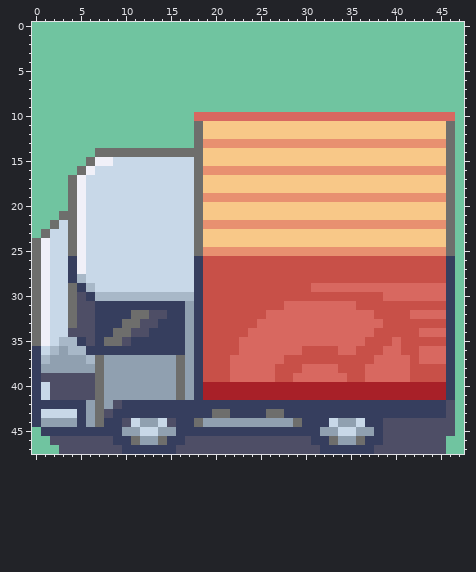
Two states of a pixel-art sprite, graphics/object_events/pics/misc/truck.png. That is the earlier state.
The file is 48x48 pixels. Colours within 5 levels of each other are drawn and written as one.
After the commit:
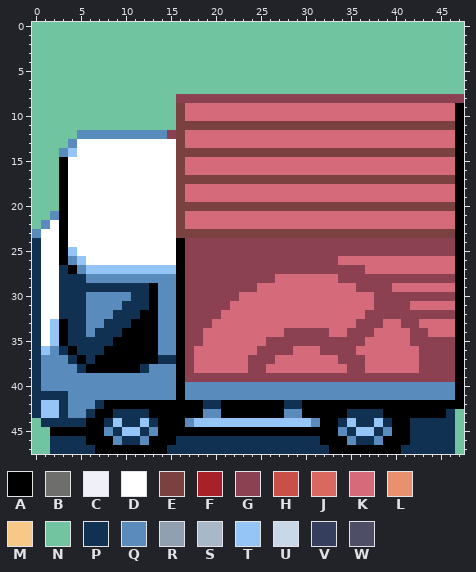
Palette (. is transparent): A #000000  B #6e6e6c  C #f0f0f8  D #ffffff  E #7b4141  F #a82028  G #8b4152  H #c85048  J #d86860  K #d56a7b  L #e89070  M #f8c888  N #70c4a0  P #103152  Q #5a8bbd  R #90a0b0  S #a8b8c8  T #94c5f6  U #c8d8e8  V #363e5e  W #4e4e66
The author wrote: Decided to rollback the truck lol I don't know how to fix the palettes
The exact change:
Changed rows in their new state; - is an unchanged pixel.
first column x 0:
 8 ----------------GGGGGGGGGGGGGGGGGGGGGGGGGGGGGGGG
 9 ----------------EKKKKKKKKKKKKKKKKKKKKKKKKKKKKKKA
10 ----------------EKKKKKKKKKKKKKKKKKKKKKKKKKKKKKKA
11 ----------------EEEEEEEEEEEEEEEEEEEEEEEEEEEEEEEA
12 -----QQQQQQQQQQGEKKKKKKKKKKKKKKKKKKKKKKKKKKKKKKA
13 ----QDDDDDDDDDDDEKKKKKKKKKKKKKKKKKKKKKKKKKKKKKKA
14 ---QTDDDDDDDDDDDEEEEEEEEEEEEEEEEEEEEEEEEEEEEEEEA
15 ---ADDDDDDDDDDDDEKKKKKKKKKKKKKKKKKKKKKKKKKKKKKKA
16 ---ADDDDDDDDDDDDEKKKKKKKKKKKKKKKKKKKKKKKKKKKKKKA
17 ---ADDDDDDDDDDDDEEEEEEEEEEEEEEEEEEEEEEEEEEEEEEEA
18 ---ADDDDDDDDDDDDEKKKKKKKKKKKKKKKKKKKKKKKKKKKKKKA
19 ---ADDDDDDDDDDDDEKKKKKKKKKKKKKKKKKKKKKKKKKKKKKKA
20 ---ADDDDDDDDDDDDEEEEEEEEEEEEEEEEEEEEEEEEEEEEEEEA
21 --QADDDDDDDDDDDDEKKKKKKKKKKKKKKKKKKKKKKKKKKKKKKA
22 -QDADDDDDDDDDDDDEKKKKKKKKKKKKKKKKKKKKKKKKKKKKKKA
23 QDDADDDDDDDDDDDDEEEEEEEEEEEEEEEEEEEEEEEEEEEEEEEA
24 PDDADDDDDDDDDDDDAGGGGGGGGGGGGGGGGGGGGGGGGGGGGGGA
25 PDDATDDDDDDDDDDDAGGGGGGGGGGGGGGGGGGGGGGGGGGGGGGA
26 PDDAQTDDDDDDDDDDAGGGGGGGGGGGGGGGGGKKKKKKKKKKKKKA
27 PDDPAQTTTTTTTTTTAGGGGGGGGGGGGGGGGGGGGKKKKKKKKKKA
28 PDDPPPQQQQQQQQQQAGGGGGGGGGGKKKKKKKGGGGGGGGGGGGGA
29 PDDPPPPPPPPPPAQQAGGGGGGGGKKKKKKKKKKKGGGGKKKKKKKA
30 PDDPPPQQQQQPPAQQAGGGGGGKKKKKKKKKKKKKKKGGGGGGGGGA
31 PDDPPPQQQQPPPAQQAGGGGGKKKKKKKKKKKKKKKKGGGGKKKKKA
32 PDDPPPQQQPPPAAQQAGGGGKKKKKKKKKKKKKKKKGGGGGGGGGGA
33 PDTAPPQQPPPAAAQQAGGGKKKKKKKKKKKKKKKKGGGKKGGKKKKA
34 PDTAPPQPPPAAAAQQAGGKKKKKKKKKGGGGGKKGGGKKKKGGKKKA
35 PDTAPPPPPAAAAAQQAGGKKKKKKKGGGGGGGGGGGKKKKKGGGGGA
36 PTQPAPPPAAAAAAQQAGKKKKKKKGGGGKKKGGGGKKKKKKKGGGGA
37 PQQQPAPAAAAAAAPPAGKKKKKKGGGKKKKKKKGGGKKKKKKGGGGA
38 PQQQQPAAAAAAPQQQAGKKKKKKGGKKKKKKKKKGGKKKKKKGGGGA
39 PQQQQQQQQQQQQQQQAGGGGGGGGGGGGGGGGGGGGGGGGGGGGGGA
40 PQQQQQQQQQQQQQQQAQQQQQQQQQQQQQQQQQQQQQQQQQQQQQQA
41 PPPPQQQQQQQQQQQQAQQQQQQQQQQQQQQQQQQQQQQQQQQQQQQA
42 PTTPQQQPAAAAAAAAAAAPPAAAAAAAPPAAAAAAAAAAAAAAAAAA
43 PTTPQQPAAPPPPAAAAAAQQAAAAAAAQQAAAAAPPPPAAAAAAAP-
44 NPPPPPAAPTPPTPAAAQTTTTTTTTTTTTTQAAPTPPTPAAPPPPP-
45 -NAAAAAAQPTTPQAAAAAAAAAAAAAAAAAAAAQPTTPQAAPPPPP-
46 --PPPPAAAQPPQAAAPPPPPPPPPPPPPPPPAAAQPPQAAAPPPPP-
47 --PPPPPAAAAAAAAPPPPPPPPPPPPPPPPPPAAAAAAAAPPPPPP-
Changed places in both pictures, as pixel boxes (x1, y1, x2, y2):
changed: (32, 94, 464, 454)
